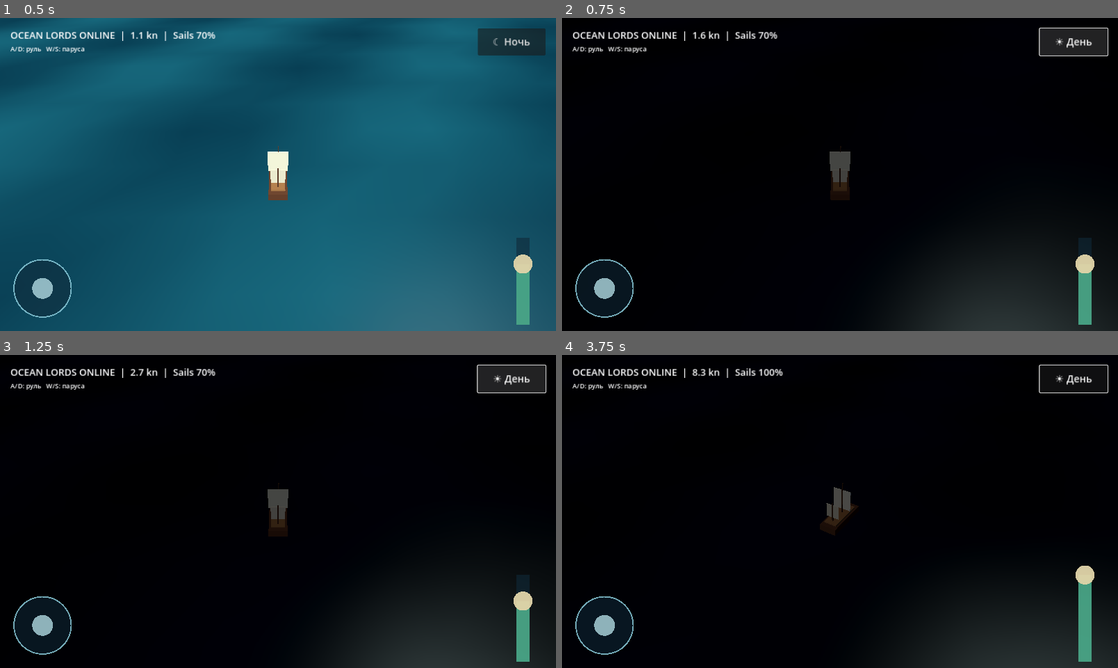
Above: before the commit, frames 1-4 (two rows, left to right).
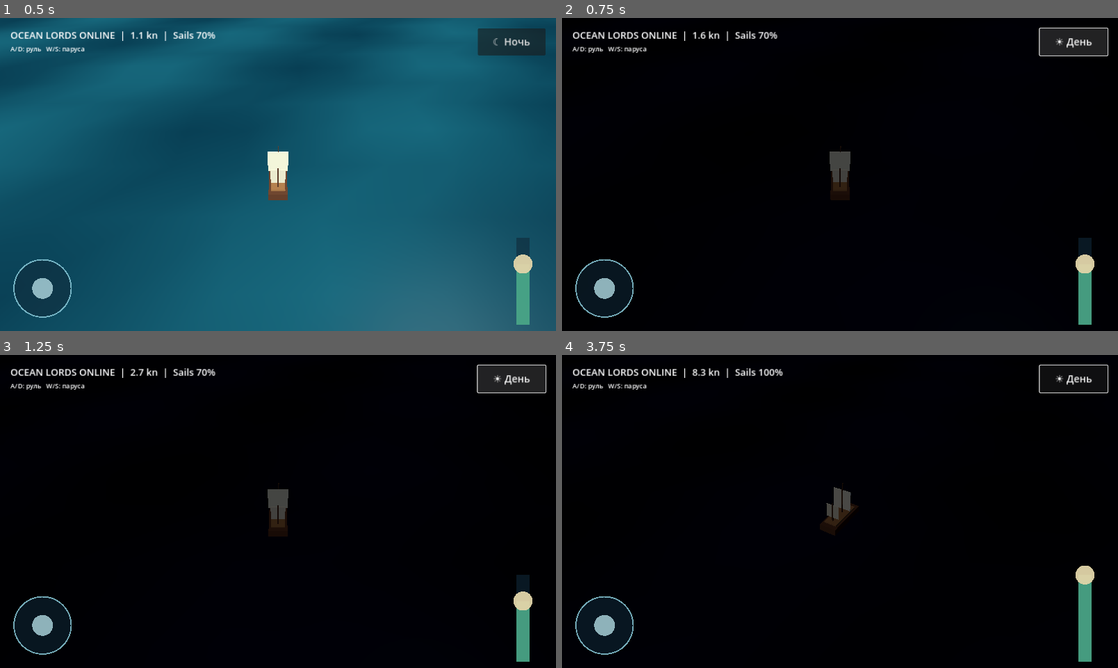
Above: after the commit, the same moments.

Repository: maillunex-lang/ocean-lords-online
Game: Godot game, scene res://scenes/main.tscn
Same seed, same stepped clock (60 frames per second), same inputs: the game is played once before the commit and once after it.
Inputs (mouse positions are in pixels of both pictures, inside the frame that each line leads up to):
- Up to frame 1 (0.5 s): no input
- Up to frame 2 (0.75 s): click "☾ Ночь" at 0.5 s
- Up to frame 3 (1.25 s): no input
- Up to frame 4 (3.75 s): click "☀ День" at 1.25 s; tap Enter at 2 s; move the mouse to (962, 495) at 2.02 s; hold Right (ui_right) 2.03-2.75 s; tap N at 2.1, 3.6 s; click (962, 495) at 2.17 s; drag from (728, 527) to (812, 574) at 2.77 s; move the mouse to (895, 442) at 3.52 s; hold Right (ui_right) from 3.53 s (still down)

Frame 1 is identical in both runs. In frame 2, 6.7% of the frame differs, in the area x 61-100%, y 75-100%; in frame 3, 6.5%; in frame 4, 5.6%.

Commit message:
feat: adjust ocean sun glints between day and night

Diff:
--- a/scripts/main.gd
+++ b/scripts/main.gd
@@ -158,6 +158,7 @@
 		env.background_color = Color(0.012, 0.028, 0.065)
 		env.ambient_light_color = Color(0.09, 0.14, 0.24)
 		sun_light.light_energy = 0.12
+		(sea_mesh.material_override as ShaderMaterial).set_shader_parameter("sun_glitter", 0.035)
 		day_night_button.text = "☀ День"
 		(sea_mesh.material_override as ShaderMaterial).set_shader_parameter("deep_color", Color(0.008, 0.035, 0.075))
 		(sea_mesh.material_override as ShaderMaterial).set_shader_parameter("crest_color", Color(0.025, 0.10, 0.16))
@@ -165,6 +166,7 @@
 		env.background_color = Color(0.42, 0.65, 0.74)
 		env.ambient_light_color = Color(0.65, 0.77, 0.85)
 		sun_light.light_energy = 1.4
+		(sea_mesh.material_override as ShaderMaterial).set_shader_parameter("sun_glitter", 0.32)
 		day_night_button.text = "☾ Ночь"
 		(sea_mesh.material_override as ShaderMaterial).set_shader_parameter("deep_color", Color(0.025, 0.16, 0.22))
 		(sea_mesh.material_override as ShaderMaterial).set_shader_parameter("crest_color", Color(0.10, 0.38, 0.43))
